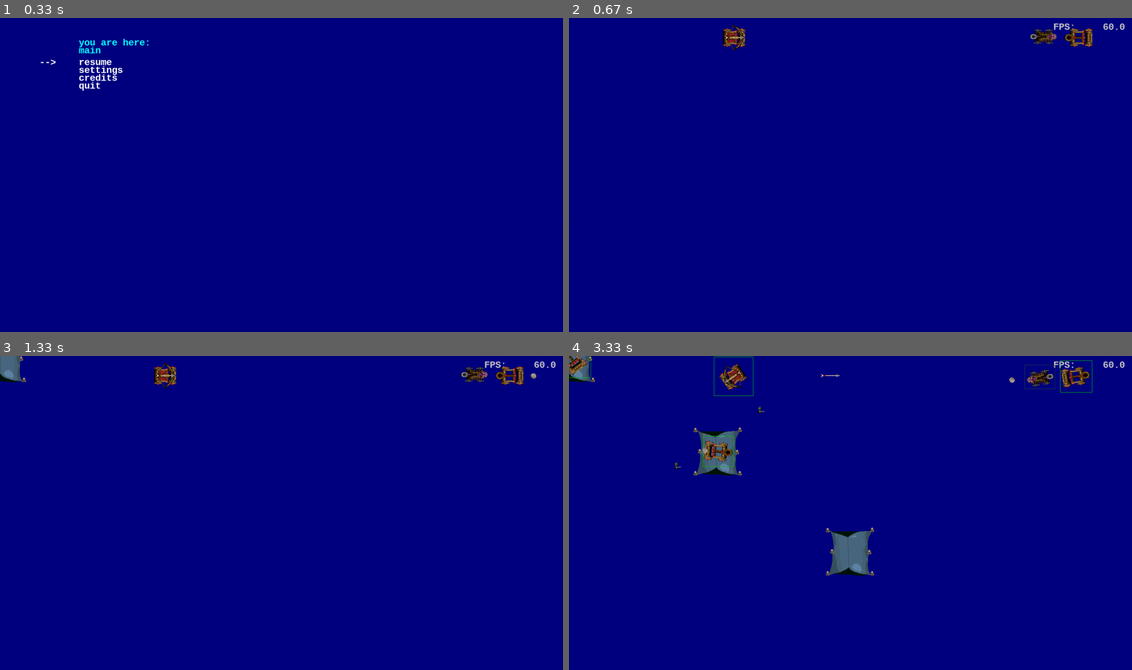
Above: before the commit, frames 1-4 (two rows, left to right).
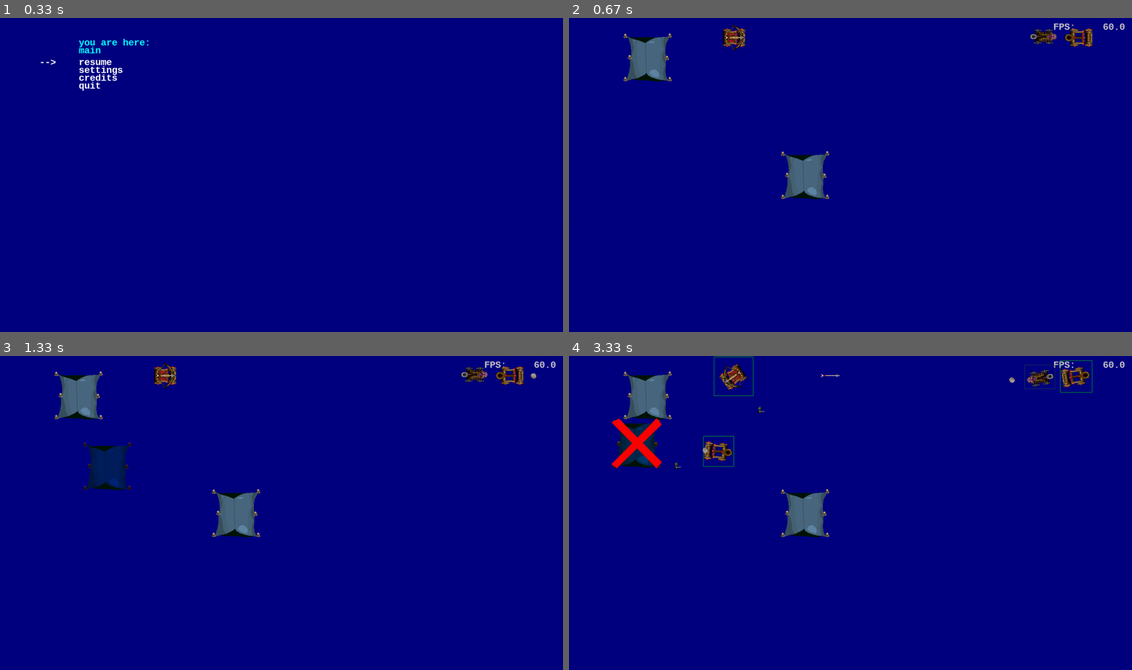
Above: after the commit, the same moments.

Repository: horstjens/catapults3d
Game: pygame game, started from catapult3d.py
The game is run twice, just before and just after one commit, with the same random seed, the same clock (stepped at 60 frames per second) and the same inputs.
Inputs (mouse positions are in pixels of both pictures, inside the frame that each line leads up to):
- Up to frame 1 (0.33 s): no input
- Up to frame 2 (0.67 s): tap Enter at 0.33 s
- Up to frame 3 (1.33 s): hold X 0.67-1.13 s; move the mouse to (258, 525) at 0.7 s; click (106, 465) at 1.22 s
- Up to frame 4 (3.33 s): click (918, 541) at 1.55 s; tap X at 1.9, 2.23, 2.53 s; click (715, 450) at 1.92 s; tap C at 1.98 s; click (850, 550) at 2.25 s; tap S at 2.32 s; click (760, 409) at 2.72 s; click (636, 443) at 3.05 s

Frame 1 is identical in both runs. In frame 2, 1.9% of the frame differs, in the area x 9-47%, y 4-58%; in frame 3, 3.2%; in frame 4, 5.0%, in the area x 0-55%, y 0-70%.

Commit message:
added ghosttents

Diff:
--- a/catapult3d.py
+++ b/catapult3d.py
@@ -317,9 +317,31 @@
          VectorSprite.update(self,seconds)
          self.spawn += seconds
          if self.spawn > self.spawntime:
+             pass
              # new catapult!
-             Catapult(selected=True, pos=pygame.math.Vector2(self.pos.x, self.pos.y))
-             self.spawn = 0
+             #Catapult(selected=True, pos=pygame.math.Vector2(self.pos.x, self.pos.y))
+             #self.spawn = 0
+
+class Ghosttent(VectorSprite):
+
+    def _overwrite_parameters(self):
+        self.ok = True
+
+    def create_image(self):
+        if self.ok:
+            self.image = Viewer.images["ghosttent"]
+
+        else:
+            self.image = Viewer.images["ghosttentx"]
+        self.image0 = self.image.copy()
+        self.rect = self.image.get_rect()
+
+    def update(self, seconds):
+        #VectorSprite.update(self, seconds)
+        #oldcenter = self.rect.center
+        self.create_image()
+        #self.rect.center = oldcenter
+        self.rect.center = pygame.mouse.get_pos()
 
 
 class Swordgoblin(VectorSprite):
@@ -729,6 +751,8 @@
             Viewer.images["rock"] = pygame.image.load(os.path.join("data", "catapultrock.png"))
             Viewer.images["swordgoblin"] = pygame.image.load(os.path.join("data", "swordgoblin.png"))
             Viewer.images["tent"] = pygame.image.load(os.path.join("data", "field mustering tent.png"))
+            Viewer.images["ghosttent"] = pygame.image.load(os.path.join("data", "ghosttransparent.png"))
+            Viewer.images["ghosttentx"] = pygame.image.load(os.path.join("data", "ghosttransparentx.png"))
             # --- scalieren ---
             for name in Viewer.images:
                 if name == "rock":
@@ -740,9 +764,13 @@
         """painting on the surface and create sprites"""
         self.load_sprites()
         self.allgroup =  pygame.sprite.LayeredUpdates() # for drawing
+        self.tentgroup = pygame.sprite.Group()
+        self.ghosttentgroup = pygame.sprite.Group()
         self.flytextgroup = pygame.sprite.Group()
         #self.mousegroup = pygame.sprite.Group()
 
+        Ghosttent.groups = self.allgroup, self.ghosttentgroup
+        Tent.groups = self.allgroup, self.tentgroup
         VectorSprite.groups = self.allgroup
         Flytext.groups = self.allgroup, self.flytextgroup
         #Catapult.groups = self.allgroup,
@@ -866,6 +894,9 @@
         self.menu_run()
         pygame.mouse.set_visible(True)
         oldleft, oldmiddle, oldright  = False, False, False
+        Tent(pos = pygame.math.Vector2(200, -100))
+        Tent(pos = pygame.math.Vector2(600, -400))
+
         while running:
             #pygame.display.set_caption("player1 hp: {} player2 hp: {}".format(
             #                     self.player1.hitpoints, self.player2.hitpoints))
@@ -890,7 +921,8 @@
                     #    self.b1.set_angle(self.b1.angle + 5)
                     #    self.c1.set_angle(self.c1.angle + 5)
                     if event.key == pygame.K_x:
-                        Tent(pos = mouseVector())
+                        Ghosttent()
+                        #Tent(pos = mouseVector())
                     if event.key == pygame.K_s:
                         self.b1.selected = not self.b1.selected
                         self.c1.selected = not self.c1.selected
@@ -949,14 +981,12 @@
             write(self.screen, "FPS: {:8.3}".format(
                 self.clock.get_fps() ), x=Viewer.width-200, y=10, color=(200,200,200))
 
-            # ----- collision detection between player and PowerUp---
-            #for p in self.playergroup:
-            #    crashgroup=pygame.sprite.spritecollide(p,
-            #               self.powerupgroup, False,
-            #               pygame.sprite.collide_mask)
-            #    for o in crashgroup:
-            #            Explosion(o.pos, red=128, green=0, blue=128)
-            #            o.kill()
+            # ----- collision detection between Ghosttent and Tent---
+            for g in self.ghosttentgroup:
+                g.ok = True
+                crashgroup = pygame.sprite.spritecollide(g,self.tentgroup, False, pygame.sprite.collide_rect)
+                for t in crashgroup:
+                    g.ok = False
 
 
             # ================ UPDATE all sprites =====================
